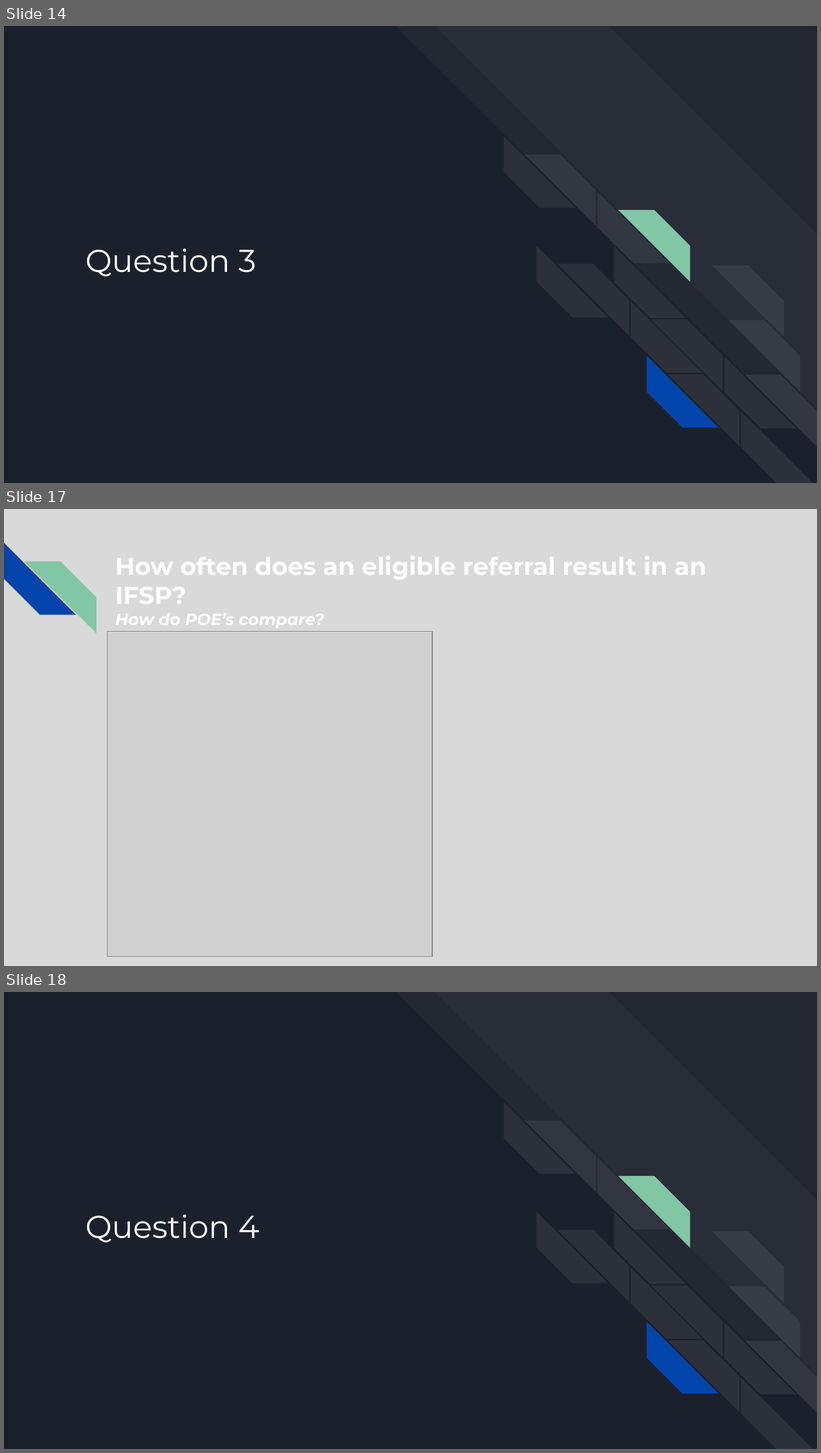
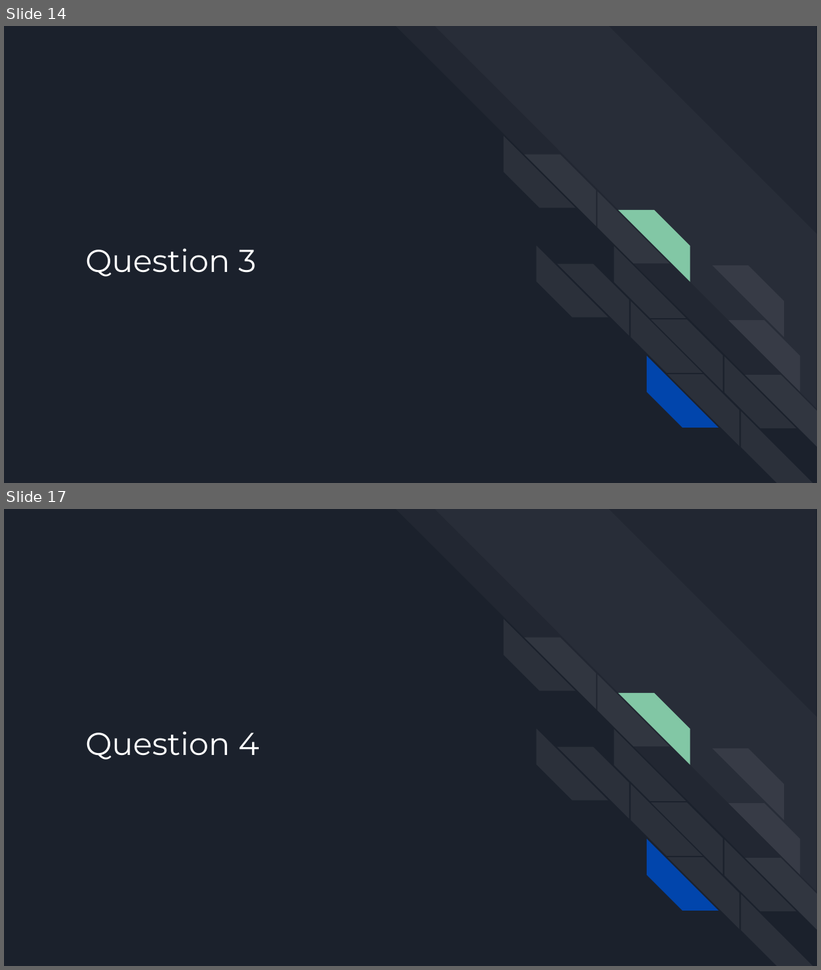
Before and after one commit to NSS-Full-Time-Data-Analytics-7/teis_project-gaston, a slide deck: TEIS Presentation - NSS DA7 - Q3.pptx. Shown one above the other, each under a label of ours: slides 14, 17 and 18 before the commit, slides 14 and 17 after it; the slides between them are not shown. The pictures are 821x1453 and 821x970 pixels, drawn with LibreOffice and Linux fonts; fonts in the diff are those of the drawing; grey boxes stand for pictures. Boxes give left, top, right and bottom in pixels: in the first picture for what was removed or moved away, otherwise in the second. Text is boxed around its words. In the diff, an @@ line names an element or a change of style, - is before the commit and + after.

```diff
--- a/TEIS Presentation - NSS DA7 - Q3.pptx
+++ b/TEIS Presentation - NSS DA7 - Q3.pptx
@@ slide 17 removed at box(4, 509, 817, 966), background #D9D9D9 @@
@@ diag stripe removed at box(4, 543, 75, 615) @@
@@ title removed at box(116, 548, 706, 630) @@
-How often does an eligible referral result in an IFSP?
-How do POE’s compare?
@@ diag stripe removed at box(24, 561, 96, 632) @@
@@ picture removed at box(107, 632, 432, 957) @@
@@ what was slide 18 is now slide 17 @@
```
Also in this commit, not shown: 2 slides changed, 2 other files.
